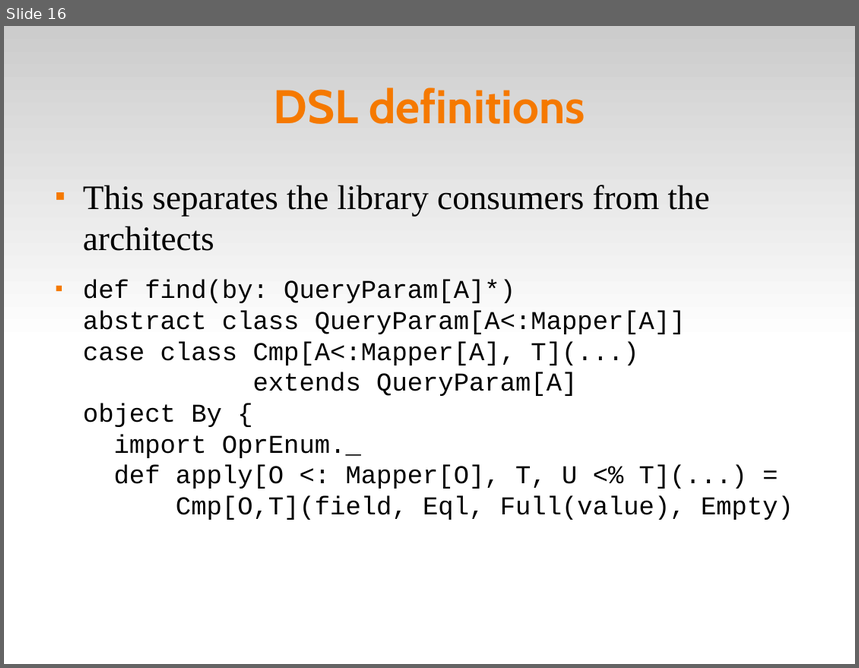
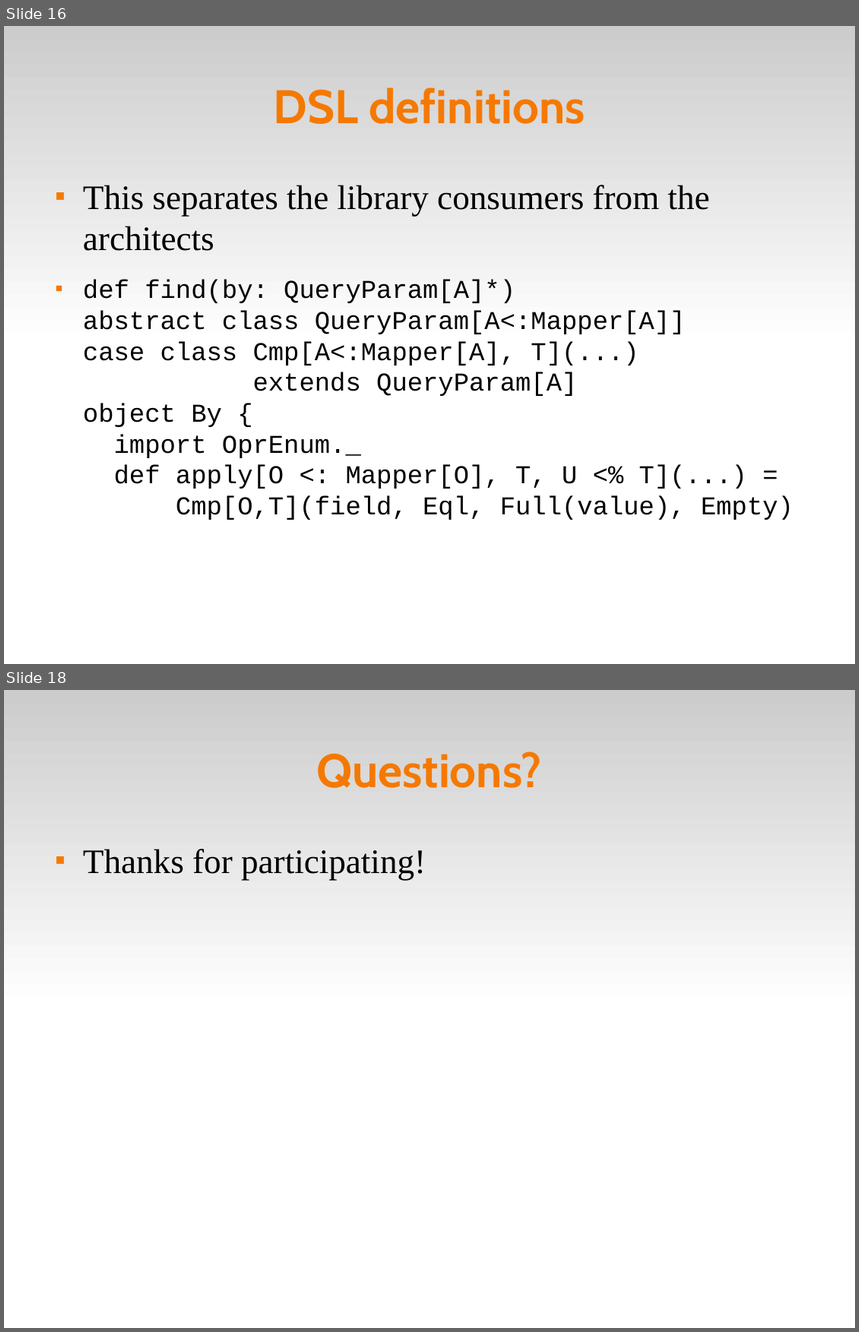
Before and after one commit to dpp/lift-samples, a slide deck: presentations/2008_dpp_SVCodeCamp/Scala Tips and Tricks.odp. Shown one above the other, each under a label of ours: slide 16 before the commit, slides 16 and 18 after it; the slides between them are not shown. The pictures are 859x668 and 859x1332 pixels, drawn with LibreOffice and Linux fonts; fonts in the diff are those of the drawing; background and template pictures are left out. Boxes give left, top, right and bottom in pixels: in the first picture for what was removed or moved away, otherwise in the second. Text is boxed around its words. In the diff, an @@ line names an element or a change of style, - is before the commit and + after.

```diff
--- a/presentations/2008_dpp_SVCodeCamp/Scala Tips and Tricks.odp
+++ b/presentations/2008_dpp_SVCodeCamp/Scala Tips and Tricks.odp
@@ slide 18 added at [4, 690, 855, 1328], background #FFFFFF; not listed: 1 template element that a slide beside it also shows @@
@@ title added at [316, 752, 542, 788], 44 pt, text #F57900, bold @@
+Questions?
@@ text added at [83, 849, 426, 880], 32 pt, text #000000 @@
+■ Thanks for participating!
```
Also in this commit, not shown: 1 other slide added, 17 other files.
